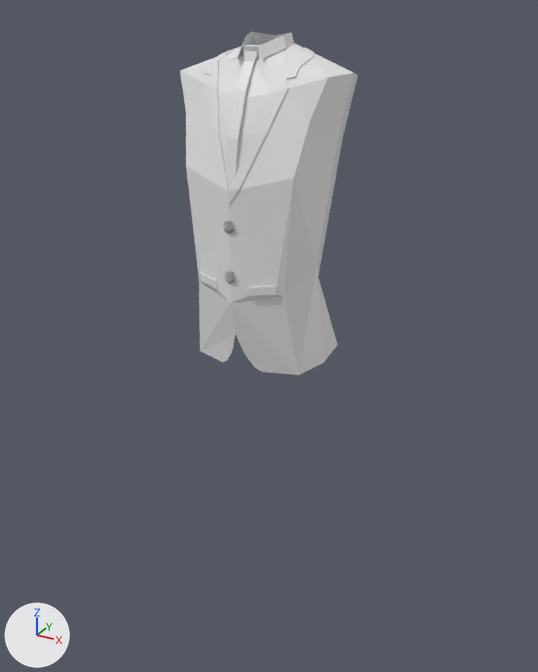
Renders of the Blender file Blender Project/weather-studio.blend from each side of a commit.
The view is the same before and after, from a 50 mm camera at (2.04, -3.67, 3.94) aimed at (-0.01, 0.07, 2.07). The lights are fixed; the arrows at lower left show +X, +Y and +Z.

Names of what the first picture shows: 'Body', 'Tie'.
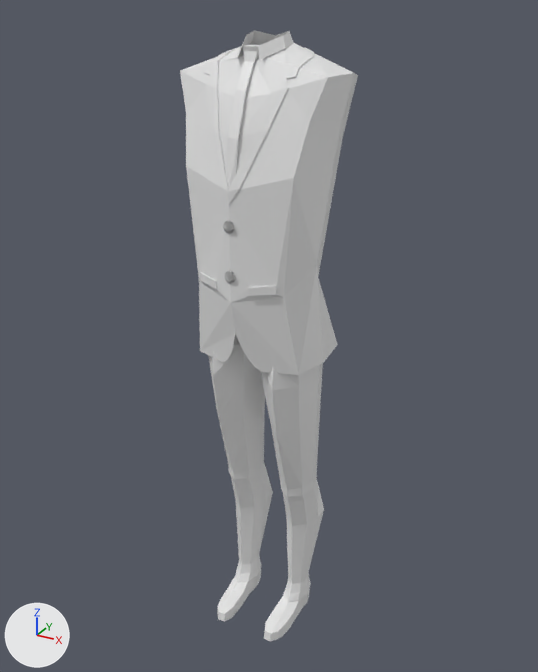
What differs and where, as boxes (x1, y1, x2, y2) in the pictures (538 x 672 px):
'Legs', added: after (208, 334, 324, 641)

What the commit changed:
Mesh me_cylinder_001 is new.
It has 117 vertices, 98 faces, 2 loose edges and spans x -1.24..1.0, y -1.97..2.17, z -12.01..1.0.
Object 'Legs' (ob_legs) is new; it shows me_cylinder_001.
Its location is (0.204, 0.0, 1.949).
Its scale is (0.163, 0.163, 0.163).
It gains a MIRROR modifier named 'Mirror'.
Modifier setting: mirror_object = ob_body.
